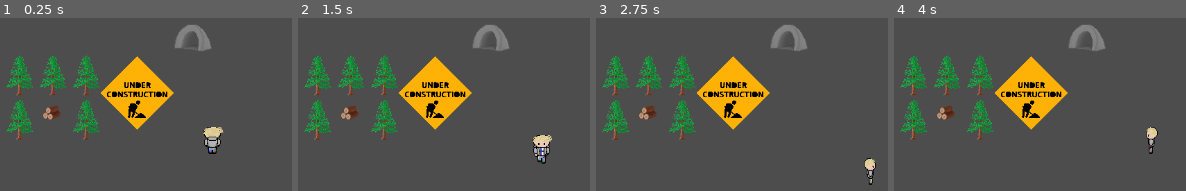
Above: before the commit, frames 1-4 (left to right).
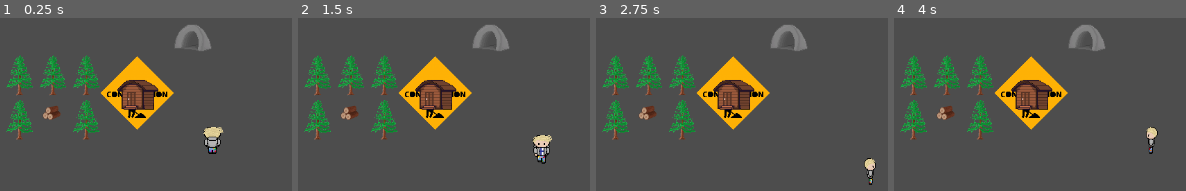
Above: after the commit, the same moments.

Repository: Orozon64/The-Sauna-Pact
Game: Godot game, scene res://scenes/finnish_map.tscn
The game is run twice, just before and just after one commit, with the same random seed, the same clock (stepped at 60 frames per second) and the same inputs. This scene is started directly instead of the project's main scene.
Inputs:
- Up to frame 1 (0.25 s): no input
- Up to frame 2 (1.5 s): tap Enter (advance_dialogue) at 0.5, 1.35 s; hold D (move_right) 0.53-1.28 s; tap E (item_interact) at 0.6 s; hold S (move_down) from 1.28 s (still down)
- Up to frame 3 (2.75 s): tap E (item_interact) at 1.55, 2.1 s; release S (move_down) at 2.03 s; hold D (move_right) from 2.03 s (still down)
- Up to frame 4 (4 s): release D (move_right) at 2.78 s; hold W (move_up) 2.78-3.53 s; tap E (item_interact) at 2.85, 3.8 s; hold A (move_left) from 3.53 s (still down); tap Enter (advance_dialogue) at 3.6 s

The runs differ from the first frame. In frame 1, 1.9% of the frame differs, in the area x 40-55%, y 35-54%; in frame 2, 1.9%; in frame 3, 1.9%; in frame 4, 1.9%.

Commit message:
added player victory in casino; began work on ending

Diff:
--- /dev/null
+++ b/scenes/ending.tscn
@@ -0,0 +1,9 @@
+[gd_scene format=3 uid="uid://h5i01qbmotpt"]
+
+[ext_resource type="Texture2D" uid="uid://cg6f0qrlkwv78" path="res://images/sprites/endingScene.png" id="1_mqjok"]
+
+[node name="Node2D" type="Node2D" unique_id=1594924612]
+
+[node name="Sprite2D" type="Sprite2D" parent="." unique_id=604780562]
+position = Vector2(552, 285)
+texture = ExtResource("1_mqjok")
--- a/scenes/finnish_map.tscn
+++ b/scenes/finnish_map.tscn
@@ -9,6 +9,9 @@
 [ext_resource type="PackedScene" uid="uid://dlah7vce3xvpw" path="res://scenes/furnace.tscn" id="7_u3hsj"]
 [ext_resource type="Texture2D" uid="uid://cf1ay00jcm2u8" path="res://images/placeholders/construction_site.png" id="8_mbhtb"]
 [ext_resource type="Texture2D" uid="uid://c4r4dxcfcy4iw" path="res://images/sprites/caveEntrance.png" id="9_3r76t"]
+[ext_resource type="Texture2D" uid="uid://cnsqkjcgica66" path="res://images/sprites/AnimacjaBudowania1.png" id="10_xh0mk"]
+[ext_resource type="Texture2D" uid="uid://bn63j857chken" path="res://images/sprites/AnimacjaBudowania2.png" id="11_2k7c1"]
+[ext_resource type="Texture2D" uid="uid://xx64m10fmc2w" path="res://images/sprites/SaunaZZewnatrz.png" id="12_odkrj"]
 
 [sub_resource type="TileSetAtlasSource" id="TileSetAtlasSource_et5ik"]
 texture = ExtResource("5_innq6")
@@ -29,6 +32,22 @@
 
 [sub_resource type="RectangleShape2D" id="RectangleShape2D_3r76t"]
 size = Vector2(55, 40)
+
+[sub_resource type="SpriteFrames" id="SpriteFrames_3r76t"]
+animations = [{
+"frames": [{
+"duration": 1.0,
+"texture": ExtResource("10_xh0mk")
+}, {
+"duration": 1.0,
+"texture": ExtResource("11_2k7c1")
+}],
+"loop": true,
+"name": &"Building",
+"speed": 5.0
+}]
+
+[sub_resource type="RectangleShape2D" id="RectangleShape2D_xh0mk"]
 
 [node name="FinnishRootNode" type="Node2D" unique_id=1442898411]
 script = ExtResource("1_c8lps")
@@ -52,28 +71,45 @@
 position = Vector2(-0.5, 0)
 shape = SubResource("RectangleShape2D_mbhtb")
 
-[node name="WoodArea" parent="." unique_id=616569336 instance=ExtResource("2_avsef")]
+[node name="Wood" parent="." unique_id=616569336 instance=ExtResource("2_avsef")]
 position = Vector2(341, 283)
 scale = Vector2(0.49661088, 0.49661088)
 script = ExtResource("3_f626w")
 
-[node name="StonesArea" parent="." unique_id=1981020031 instance=ExtResource("6_et5ik")]
+[node name="Stones" parent="." unique_id=1981020031 instance=ExtResource("6_et5ik")]
 position = Vector2(333, 186)
 script = ExtResource("3_f626w")
 
-[node name="FurnaceArea" parent="." unique_id=1491667833 instance=ExtResource("7_u3hsj")]
+[node name="Furnace" parent="." unique_id=1491667833 instance=ExtResource("7_u3hsj")]
 position = Vector2(214, 157)
 script = ExtResource("3_f626w")
 
 [node name="FinnCharacter" parent="." unique_id=486509689 instance=ExtResource("1_sn4dv")]
 motion_mode = 1
 
-[node name="Area2D" type="Area2D" parent="." unique_id=2073674509]
+[node name="Cave" type="Area2D" parent="." unique_id=2073674509]
 position = Vector2(548, 172)
 
-[node name="Sprite2D" type="Sprite2D" parent="Area2D" unique_id=285204869]
+[node name="Sprite2D" type="Sprite2D" parent="Cave" unique_id=285204869]
 texture = ExtResource("9_3r76t")
 
-[node name="CollisionShape2D" type="CollisionShape2D" parent="Area2D" unique_id=521637270]
+[node name="CollisionShape2D" type="CollisionShape2D" parent="Cave" unique_id=521637270]
 position = Vector2(-3.5, 3)
 shape = SubResource("RectangleShape2D_3r76t")
+
+[node name="SaunaBuildingSprite" type="AnimatedSprite2D" parent="." unique_id=186250386]
+visible = false
+position = Vector2(469, 253)
+sprite_frames = SubResource("SpriteFrames_3r76t")
+animation = &"Building"
+
+[node name="Sauna" type="Area2D" parent="." unique_id=1002446500]
+position = Vector2(-42, -10)
+
+[node name="SaunaSprite" type="Sprite2D" parent="Sauna" unique_id=1725709657]
+position = Vector2(506, 259)
+texture = ExtResource("12_odkrj")
+
+[node name="CollisionShape2D" type="CollisionShape2D" parent="Sauna" unique_id=153577862]
+scale = Vector2(1.0358453, 1.0104598)
+shape = SubResource("RectangleShape2D_xh0mk")
--- a/scenes/polish_map.tscn
+++ b/scenes/polish_map.tscn
@@ -3,7 +3,6 @@
 [ext_resource type="Script" uid="uid://doij4wbua7wnm" path="res://scripts/signal_manager.gd" id="1_7velx"]
 [ext_resource type="PackedScene" uid="uid://6bilw8itvr8c" path="res://scenes/polish_player.tscn" id="2_g2vl7"]
 [ext_resource type="PackedScene" uid="uid://dlfy0rk8wqcnk" path="res://scenes/towel.tscn" id="2_qonml"]
-[ext_resource type="PackedScene" uid="uid://bfhuaj02atx8h" path="res://scenes/beer.tscn" id="3_g2vl7"]
 [ext_resource type="Script" uid="uid://miaagsuefkm0" path="res://scripts/collectible.gd" id="4_7velx"]
 [ext_resource type="Texture2D" uid="uid://bl8sf0rgv7wxc" path="res://images/placeholders/tilemap_placeholder.png" id="6_5flhr"]
 [ext_resource type="PackedScene" uid="uid://b5d4fabfah5by" path="res://scenes/oil.tscn" id="7_167yp"]
@@ -11,6 +10,7 @@
 [ext_resource type="Texture2D" uid="uid://o5dowhtvpp1b" path="res://images/sprites/Airport.png" id="9_xpv0b"]
 [ext_resource type="Texture2D" uid="uid://buxip6hvbpm6k" path="res://images/sprites/Plane.png" id="10_dq56n"]
 [ext_resource type="Texture2D" uid="uid://b51nhl47r8lvc" path="res://images/sprites/Casino.png" id="11_d0c66"]
+[ext_resource type="Texture2D" uid="uid://d1kfqxg5m372r" path="res://images/sprites/FrogShop.png" id="12_u03f7"]
 
 [sub_resource type="TileSetAtlasSource" id="TileSetAtlasSource_167yp"]
 texture = ExtResource("6_5flhr")
@@ -37,6 +37,9 @@
 [sub_resource type="RectangleShape2D" id="RectangleShape2D_u03f7"]
 size = Vector2(96, 67)
 
+[sub_resource type="RectangleShape2D" id="RectangleShape2D_tr50w"]
+size = Vector2(50, 64)
+
 [node name="PolishRootNode" type="Node2D" unique_id=1428940587]
 script = ExtResource("1_7velx")
 
@@ -62,17 +65,13 @@
 position = Vector2(-0.5, 5)
 shape = SubResource("RectangleShape2D_xpv0b")
 
-[node name="TowelArea" parent="." unique_id=1132617830 instance=ExtResource("2_qonml")]
+[node name="Towel" parent="." unique_id=1132617830 instance=ExtResource("2_qonml")]
 position = Vector2(54.000004, 297.99997)
 
-[node name="BeerArea" parent="." unique_id=1377940279 instance=ExtResource("3_g2vl7")]
-position = Vector2(449, 270)
-script = ExtResource("4_7velx")
-
-[node name="OilArea" parent="." unique_id=1717608468 instance=ExtResource("7_167yp")]
+[node name="Oil" parent="." unique_id=1717608468 instance=ExtResource("7_167yp")]
 position = Vector2(204, 221)
 
-[node name="LavenderArea" parent="." unique_id=282405993 instance=ExtResource("8_6qxas")]
+[node name="Lavender" parent="." unique_id=282405993 instance=ExtResource("8_6qxas")]
 position = Vector2(122, 222)
 script = ExtResource("4_7velx")
 
@@ -90,4 +89,14 @@
 position = Vector2(0, -1.5)
 shape = SubResource("RectangleShape2D_u03f7")
 
+[node name="StoreArea" type="Area2D" parent="." unique_id=811227883]
+position = Vector2(206, 288)
+
+[node name="Sprite2D" type="Sprite2D" parent="StoreArea" unique_id=2122536855]
+texture = ExtResource("12_u03f7")
+
+[node name="CollisionShape2D" type="CollisionShape2D" parent="StoreArea" unique_id=875833915]
+position = Vector2(7, 3)
+shape = SubResource("RectangleShape2D_tr50w")
+
 [node name="PoleCharacter" parent="." unique_id=68490889 instance=ExtResource("2_g2vl7")]
--- a/scripts/casino_minigame_root_script.gd
+++ b/scripts/casino_minigame_root_script.gd
@@ -8,6 +8,15 @@
 var tween: Tween
 var spin_count = 0 #counter of all spins
 var prev_val=loser_limit
+var complete_save_data
+var pole_save_data
+var money
+
+func _ready() -> void:
+	var loaded_file = FileAccess.open("res://save_game.data", FileAccess.READ)
+	complete_save_data = loaded_file.get_var()
+	pole_save_data = complete_save_data.get("Pole")
+	money = pole_save_data.get("money")
 func god_Mode_Toggle(): #function for toggling between normal mode and everytime guaranteed win
 	if loser_limit==1:
 		loser_limit=prev_val
@@ -15,6 +24,7 @@
 		prev_val=loser_limit
 		loser_limit=1
 func spin(): #function for spining all spiners
+	money -= 5
 	values = []
 	var spin_step = 1.0 / float(n_options)
 	var offsets = {}
@@ -46,3 +56,15 @@
 		for idx in spinners.size():
 			spinners[idx].material.set_shader_parameter('y_offset', values[idx] * spin_step)
 	)
+	var victory = true
+	var victory_offset=spinners[0].material.get_shader_parameter('y_offset')
+	for s in spinners:
+		if s.material.get_shader_parameter('y_offset') != victory_offset:
+			victory = false
+	if victory:
+		money += 50
+		pole_save_data.set("money", money)
+		complete_save_data.set("Pole", pole_save_data)
+		var file = FileAccess.open("res://save_game.data", FileAccess.WRITE)
+		file.store_var(complete_save_data)
+		file.close()
--- a/scripts/player.gd
+++ b/scripts/player.gd
@@ -10,12 +10,10 @@
 
 var touched_item_name = "" #the name of the collectible that the player is nearby
 
-var is_on_construction_site
+var place_name = "" #the name of the place a player is on - casino/store/construction site
 
-var is_on_airport
 
-var is_on_casino
-
+var money = 0
 signal item_placed(item_name)
 
 # Called when the node enters the scene tree for the first time.
@@ -65,15 +63,18 @@
 	last_played_anim = 	$PlayerSprite.animation
 
 	if Input.is_action_just_pressed("item_interact"):
-		if is_on_construction_site and (touched_item_name == "Furnace" or touched_item_name == "Stones"):
+		if place_name == "construction site" and (touched_item_name == "Furnace" or touched_item_name == "Stones"):
 			item_placed.emit(touched_item_name)
-		if is_on_airport and touched_item_name == "Beer":
+		elif place_name == "airport" and touched_item_name == "Beer":
 			get_tree().change_scene_to_file("res://scenes/flying.tscn")
-		if is_on_casino:
+		elif place_name == "casino":
 			get_tree().change_scene_to_file("res://scenes/casino_minigame.tscn")
+		elif place_name == "store" and money >= 15:
+			_on_item_picked_up("Beer")
+
 
 func _on_item_picked_up(item_name): #this entire function feels very unoptimized, try to smmoothen it out
-	touched_item_name = item_name.replace("Area", "")
+	touched_item_name = item_name
 	print(touched_item_name + " found!")
 	if !((touched_item_name == "Oil" and last_item != "Lavender") or (touched_item_name == "Lavender" and last_item != "Oil")):
 
@@ -82,7 +83,7 @@
 		else:
 			last_item = touched_item_name
 
-		var current_scene_save_data = {"position":position, "last_item":last_item}
+		var current_scene_save_data = {"position":position, "last_item":last_item, "money":money}
 		complete_save_data.set(character_name, current_scene_save_data)
 		var file = FileAccess.open("res://save_game.data", FileAccess.WRITE)
 		file.store_var(complete_save_data)
@@ -98,19 +99,16 @@
 		last_item = touched_item_name
 
 func _on_enter_construction_site(args):
-	is_on_construction_site = true
-
-func _on_exit_construction_site(args):
-	is_on_construction_site = false
+	place_name = "construction site"
 
 func _on_enter_airport(args):
-	is_on_airport = true
-
-func _on_exit_airport(args):
-	is_on_airport = false
+	place_name = "airport"
 
 func _on_enter_casino(args):
-	is_on_casino = true
+	place_name = "casino"
 
-func _on_exit_casino(args):
-	is_on_casino = false
+func _on_enter_store(args):
+	place_name = "store"
+
+func _on_exit_place(args):
+	place_name = ""
--- a/scripts/signal_manager.gd
+++ b/scripts/signal_manager.gd
@@ -14,18 +14,21 @@
 			player = $FinnCharacter
 			player.item_placed.connect(place_item)
 			$ConstructionArea.body_entered.connect(player._on_enter_construction_site)
-			$ConstructionArea.body_exited.connect(player._on_exit_construction_site)
+			$ConstructionArea.body_exited.connect(player._on_exit_place)
 
 
 		"PolishRootNode":
 			last_item = file.get_var().get("Pole").get("last_item")
-			items_for_current_player = ["Towel", "Sauna oil", "Beer"]
+			items_for_current_player = ["Towel", "Sauna oil"]
 			player = $PoleCharacter
 			$AirportArea.body_entered.connect(player._on_enter_airport)
-			$AirportArea.body_exited.connect(player._on_exit_airport)
+			$AirportArea.body_exited.connect(player._on_exit_place)
 
 			$CasinoArea.body_entered.connect(player._on_enter_casino)
-			$CasinoArea.body_exited.connect(player._on_exit_casino)
+			$CasinoArea.body_exited.connect(player._on_exit_place)
+
+			$StoreArea.body_entered.connect(player._on_enter_store)
+			$StoreArea.body_exited.connect(player._on_exit_place)
 
 	if last_item != items_for_current_player[-1]:
 		if last_item == "":
@@ -34,21 +37,21 @@
 		else:
 			current_item_name = items_for_current_player[items_for_current_player.find(last_item) + 1]
 			if last_item == "Furnace":
-				$FurnaceArea.position = Vector2(467.332, 241.607)
-				$FurnaceArea.show()
+				$Furnace.position = Vector2(467.332, 241.607)
+				$Furnace.show()
 		if current_item_name == "Sauna oil":
-			var first_item = $OilArea
+			var first_item = $Oil
 			first_item.show()
 			get_node(first_item.name+"/CollisionShape2D").disabled = false
 			first_item.picked_up.connect(player._on_item_picked_up)
-			var second_item = $LavenderArea
+			var second_item = $Lavender
 			second_item.show()
 			get_node(second_item.name+"/CollisionShape2D").disabled = false
 			second_item.picked_up.connect(player._on_item_picked_up)
 		else:
-			var current_item = get_node(current_item_name+"Area")
+			var current_item = get_node(current_item_name)
 			current_item.show()
-			get_node(current_item_name+"Area/CollisionShape2D").disabled = false
+			get_node(current_item_name+"/CollisionShape2D").disabled = false
 			current_item.picked_up.connect(player._on_item_picked_up)
 
 	file.close()
@@ -57,13 +60,21 @@
 func place_item(item_name):
 	match item_name:
 		"Furnace":
-			$FurnaceArea.position = Vector2(467.332, 241.607)
-			$FurnaceArea.show()
+			$Furnace.position = Vector2(467.332, 241.607)
+			$Furnace.show()
 			#then wait like half a sec so the player can see what they did
 			get_tree().create_timer(0.5).timeout.connect(item_placed_timeout)
 		"Stones":
-			$FurnaceArea/Sprite2D.texture = load("res://images/sprites/furnaceFilled.png")
+			$Furnace/Sprite2D.texture = load("res://images/sprites/furnaceFilled.png")
 			get_tree().create_timer(0.5).timeout.connect(item_placed_timeout)
+		"Beer":
+			$SaunaBuildingSprite.show()
+			$SaunaBuildingSprite.play()
+			get_tree().create_timer(3).timeout.connect(finished_building_timeout)
+
 
 func item_placed_timeout():
 	get_tree().change_scene_to_file("res://scenes/polish_map.tscn")
+
+func finished_building_timeout():
+	$SaunaBuildingSprite.hide()
Not shown, changed: TODO.md
Not shown, changed: save_game.data
